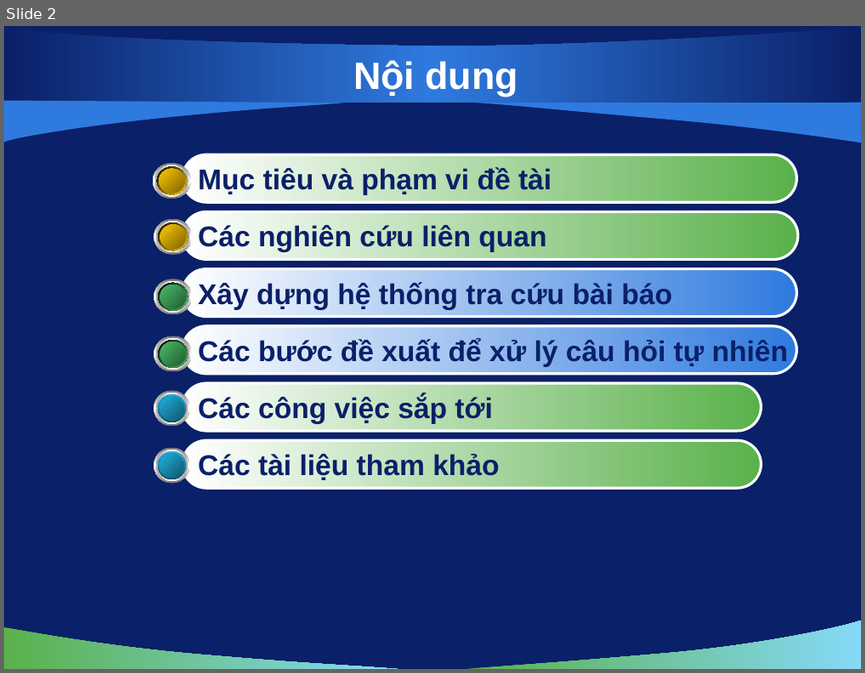
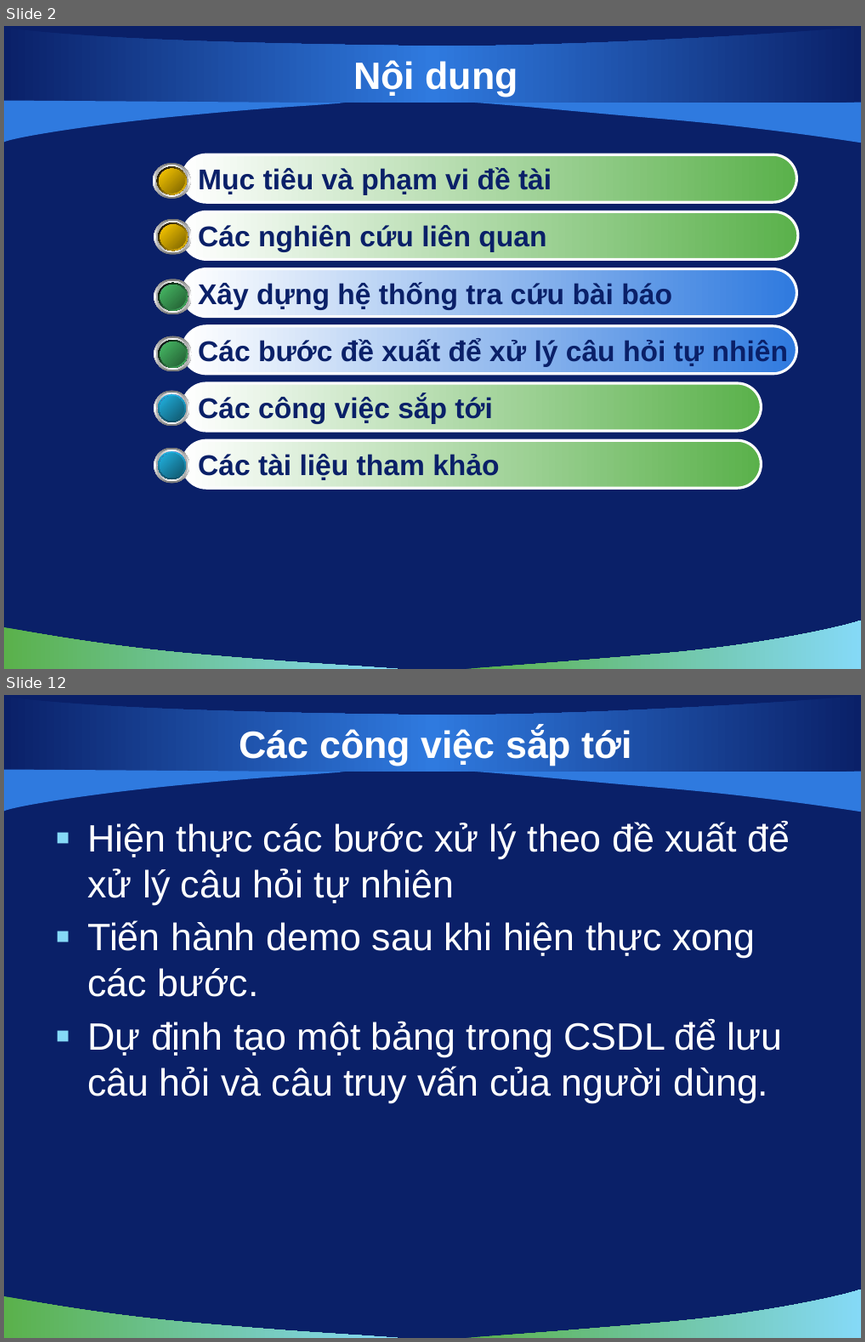
Before and after one commit to hungntit/filnalproject, a slide deck: De Cuong/bao cao 03-12-2010.pptx. Shown one above the other, each under a label of ours: slide 2 before the commit, slides 2 and 12 after it; the slides between them are not shown. The pictures are 865x673 and 865x1342 pixels, drawn with LibreOffice and Linux fonts; fonts in the diff are those of the drawing; background and template pictures are left out. Boxes give left, top, right and bottom in pixels: in the first picture for what was removed or moved away, otherwise in the second. Text is boxed around its words. In the diff, an @@ line names an element or a change of style, - is before the commit and + after.

```diff
--- a/De Cuong/bao cao 03-12-2010.pptx
+++ b/De Cuong/bao cao 03-12-2010.pptx
@@ slide 12 added at (x1=4, y1=695, x2=861, y2=1338), background picture (left out); not listed: 5 template elements that a slide beside it also shows @@
@@ title added at (x1=239, y1=728, x2=632, y2=766), 32 pt, text #FFFFFF, bold @@
+Các công việc sắp tới
@@ text added at (x1=87, y1=822, x2=790, y2=1103), 32 pt, text #FFFFFF @@
+▪ Hiện thực các bước xử lý theo đề xuất để xử lý câu hỏi tự nhiên
+▪ Tiến hành demo sau khi hiện thực xong các bước.
+▪ Dự định tạo một bảng trong CSDL để lưu câu hỏi và câu truy vấn của người dùng.
```
Also in this commit, not shown: 1 slide changed, 10 other slides added.
